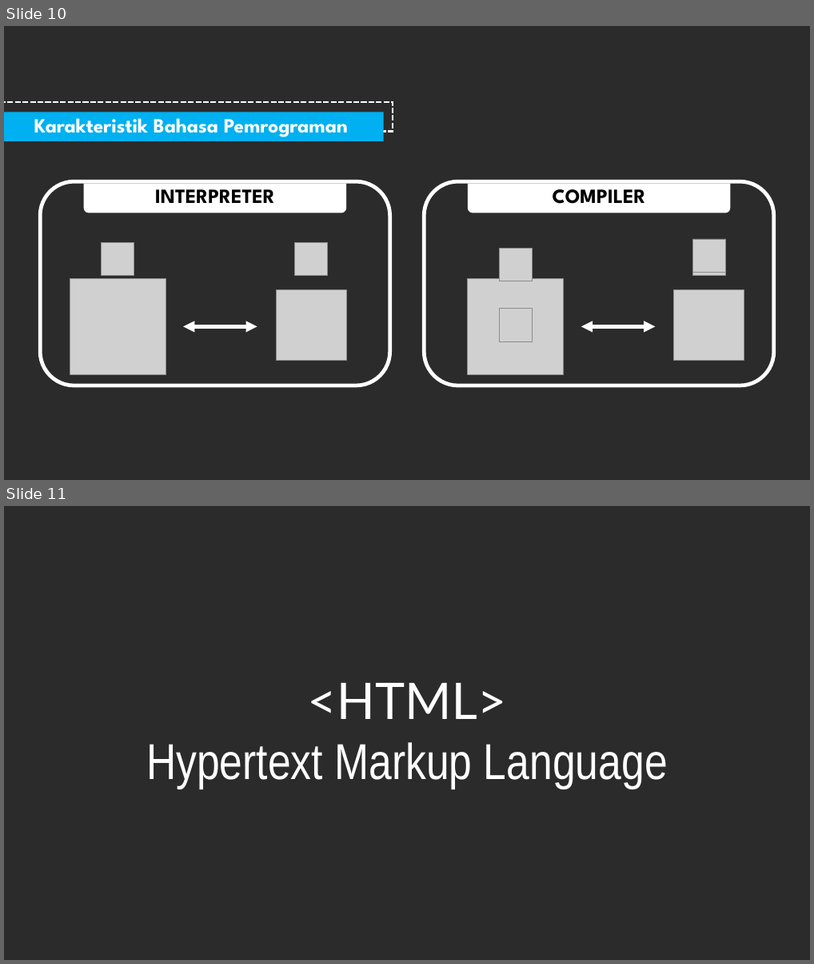
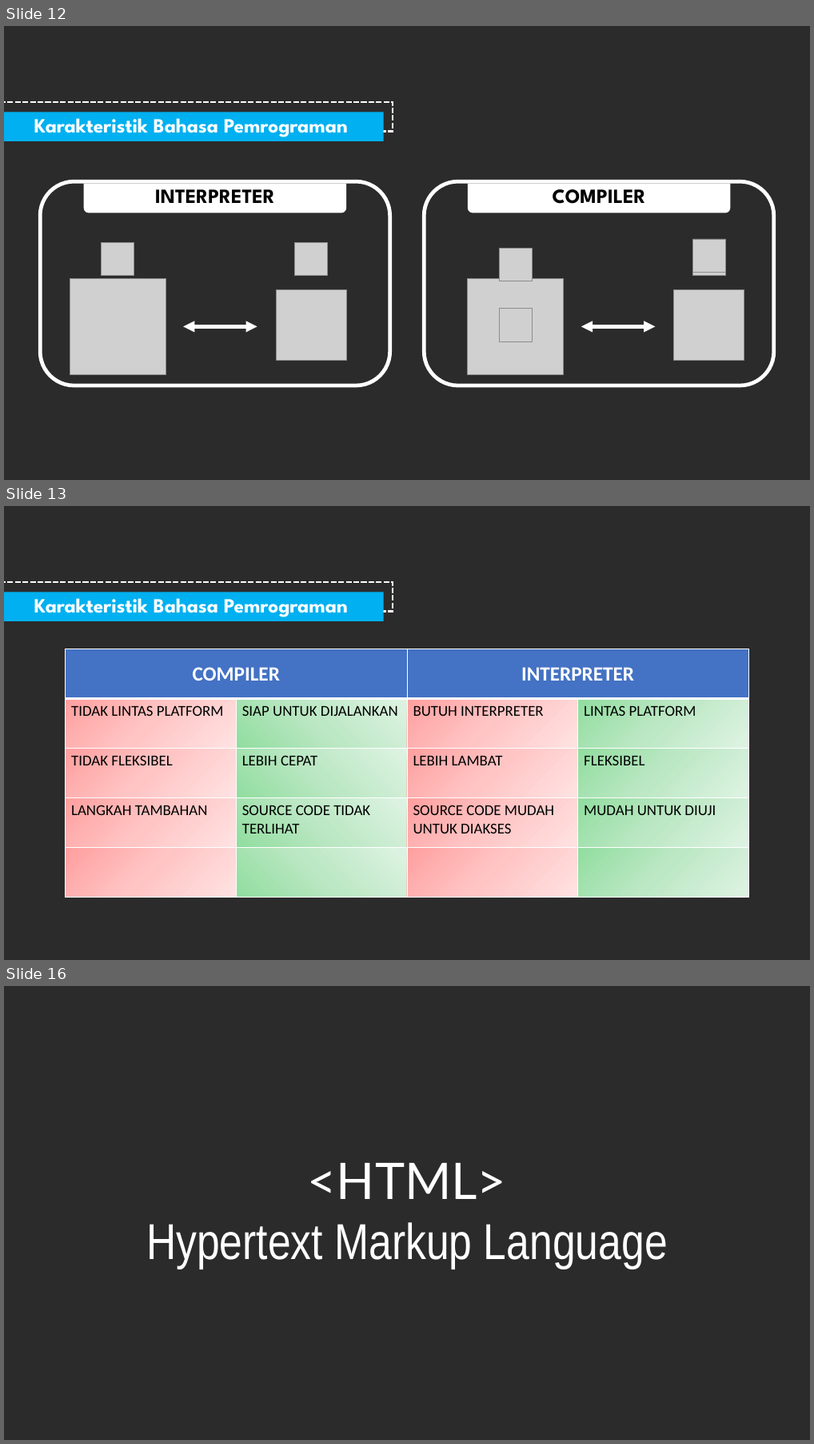
Before and after one commit to prabowoteguh/boba-1, a slide deck: Pertemuan bersama teguh.pptx. Shown one above the other, each under a label of ours: slides 10 and 11 before the commit, slides 12, 13 and 16 after it; the slides between them are not shown. The pictures are 814x964 and 814x1444 pixels, drawn with LibreOffice and Linux fonts; fonts in the diff are those of the drawing; grey boxes stand for pictures; background and template pictures are left out; a plain dark background stands for a picture behind light text. Boxes give left, top, right and bottom in pixels: in the first picture for what was removed or moved away, otherwise in the second. Text is boxed around its words. In the diff, an @@ line names an element or a change of style, - is before the commit and + after.

```diff
--- a/Pertemuan bersama teguh.pptx
+++ b/Pertemuan bersama teguh.pptx
@@ slide 13 added at <box>4,506,810,960</box>, background picture (left out) @@
@@ rectangle added at <box>4,582,393,612</box>, outline #FFFFFF 2.25 pt dashed @@
@@ rectangle added at <box>4,592,384,621</box>, fill #00B0F0 @@
@@ text added at <box>34,592,348,617</box>, 24 pt, text #FFFFFF, bold @@
+Karakteristik Bahasa Pemrograman
@@ table added at <box>65,649,750,896</box>, 5 rows, 4 columns @@
+COMPILER |  | INTERPRETER | 
+TIDAK LINTAS PLATFORM | SIAP UNTUK DIJALANKAN | BUTUH INTERPRETER | LINTAS PLATFORM
+TIDAK FLEKSIBEL | LEBIH CEPAT | LEBIH LAMBAT | FLEKSIBEL
+LANGKAH TAMBAHAN | SOURCE CODE TIDAK TERLIHAT | SOURCE CODE MUDAH UNTUK DIAKSES | MUDAH UNTUK DIUJI
+ |  |  | 
@@ what was slide 10 is now slide 12 @@
@@ what was slide 11 is now slide 16 @@
```
Also in this commit, not shown: 4 other slides added, 5 other files.
